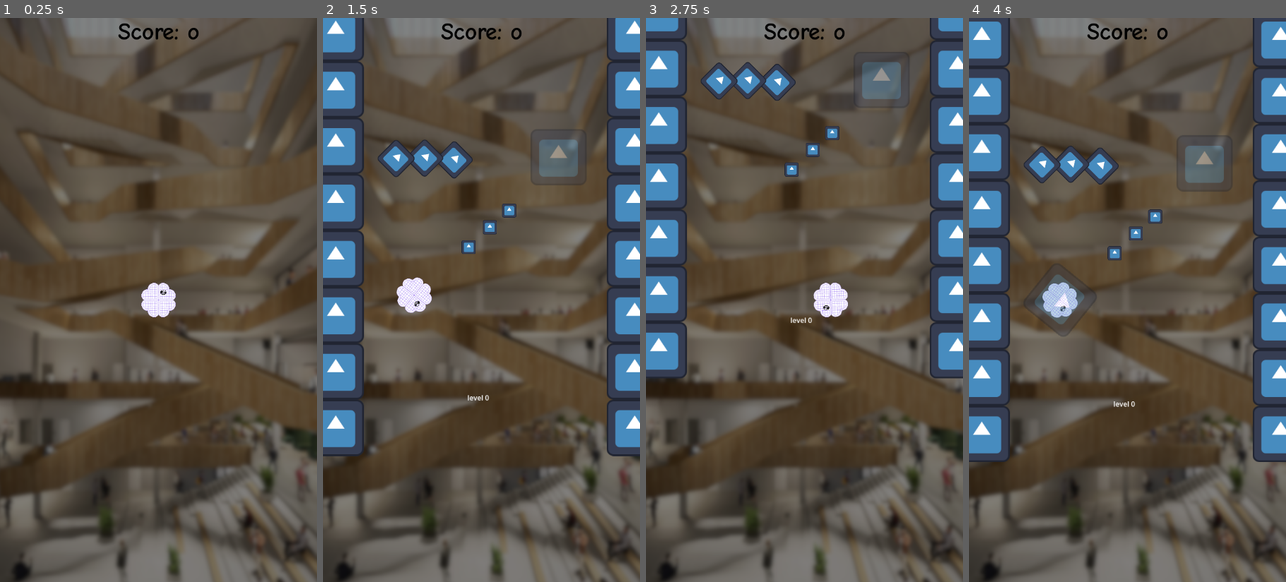
Above: before the commit, frames 1-4 (left to right).
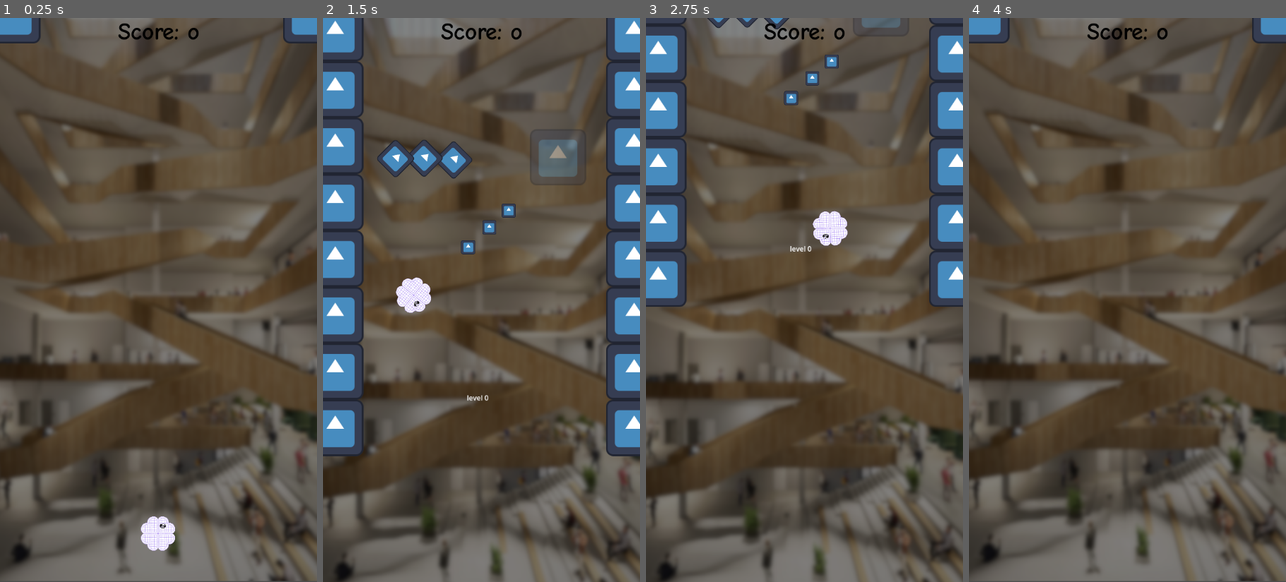
Above: after the commit, the same moments.

Repository: Slideshow776/GGJ2025
Game: Godot game, scene res://scenes/game.tscn
Two runs of this game, one before a commit and one after it. Both use one fixed random seed, a clock stepped at 60 frames per second and the inputs below. The engine's default icon, where the game draws it, is replaced by a stand-in: a white triangle on a blue panel in a dark square.
Inputs (mouse positions are in pixels of both pictures, inside the frame that each line leads up to):
- Up to frame 1 (0.25 s): no input
- Up to frame 2 (1.5 s): tap Enter at 0.5 s; move the mouse to (551, 271) at 0.52 s; click (551, 271) at 0.67 s; move the mouse to (418, 328) at 1.27 s; click (418, 328) at 1.42 s
- Up to frame 3 (2.75 s): move the mouse to (836, 175) at 2.02 s; click (836, 175) at 2.17 s
- Up to frame 4 (4 s): move the mouse to (1111, 412) at 2.77 s; click (1111, 412) at 2.92 s; move the mouse to (1222, 384) at 3.52 s; click (1222, 384) at 3.67 s

The runs differ from the first frame. In frame 1, 32% of the frame differs, in the area x 0-100%, y 0-100%; in frame 2, 1.4%; in frame 3, 14%; in frame 4, 46%.

Commit message:
added level restart dynamic

Diff:
--- a/scenes/game.tscn
+++ b/scenes/game.tscn
@@ -12,13 +12,13 @@
 
 [node name="Camera2D" type="Camera2D" parent="."]
 unique_name_in_owner = true
-position = Vector2(332.195, 1782.13)
+position = Vector2(332.195, 1862.13)
 position_smoothing_speed = 20.0
 
-[node name="Sprite2D" type="Sprite2D" parent="."]
+[node name="Background" type="Sprite2D" parent="."]
 unique_name_in_owner = true
 modulate = Color(0.513233, 0.513233, 0.513233, 1)
-position = Vector2(330, 1772)
+position = Vector2(330, 1756)
 scale = Vector2(1.10168, 1.10168)
 texture = ExtResource("2_lvsdj")
 
@@ -27,7 +27,7 @@
 
 [node name="Player" parent="." instance=ExtResource("1_bc5s3")]
 unique_name_in_owner = true
-position = Vector2(331, 2472)
+position = Vector2(331, 2392)
 
 [node name="CanvasLayer" type="CanvasLayer" parent="."]
 
--- a/scripts/game.gd
+++ b/scripts/game.gd
@@ -1,22 +1,28 @@
 extends Node2D
 
 @export var shoot_speed := 1000
-@export var game_over_wait_duration := 1.0
+@export var game_over_wait_duration := 1.5
 
 var level_scenes: Array[PackedScene] = []  # Array to store all the level scenes
 var loaded_levels: Array[Level2] = []
 var num_levels := 0
 var level_height := 1280
-var first_player_event := true
+var is_first_player_event := true
 var score := 0
 var player_original_position: Vector2
+var background_original_position: Vector2
+var camera_original_position: Vector2
 var is_game_over := false
 var first_bubble: Bubble
+var camera_counter := 0.0
+var camera_frequency := 0.2
+var is_camera_counting := false
+var first_bubble_move_duration = 1.0
 
 @onready var player: Player = %Player
 @onready var label: Label = %Label
 @onready var level_0: Level2 = %Level0  # Reference to the first level (Level0)
-@onready var sprite_2d: Sprite2D = %Sprite2D
+@onready var background: Sprite2D = %Background
 @onready var camera_2d: Camera2D = %Camera2D
 
 
@@ -26,9 +32,10 @@
 	level_scenes.append(level_0)
 	num_levels += 1
 	load_new_level()
-	camera_2d.position = player.position
 	camera_2d.zoom = Vector2.ONE * 0.9
 
+	background_original_position = background.position
+	camera_original_position = camera_2d.position
 	player_original_position = player.global_position
 	player.died.connect(_restart)
 
@@ -39,8 +46,13 @@
 		load_new_level()
 		remove_old_level()
 
-	sprite_2d.position.y = player.global_position.y
-	camera_2d.position.y = player.position.y
+	if is_camera_counting:
+		camera_counter += delta
+
+	if !is_game_over and camera_counter >= first_bubble_move_duration * 0.2:
+		is_camera_counting = false
+		background.position.y = player.global_position.y
+		camera_2d.position.y = player.position.y
 
 
 func _input(event: InputEvent) -> void:
@@ -121,8 +133,9 @@
 
 
 func _move_player() -> void:
-	if first_player_event:
-		first_player_event = false
+	if is_first_player_event:
+		is_first_player_event = false
+		is_camera_counting = true
 		enter_player_in_first_bubble()
 		return
 
@@ -141,7 +154,7 @@
 	var tween := create_tween()
 	tween.set_trans(Tween.TRANS_EXPO)
 	tween.set_ease(Tween.EASE_OUT)
-	tween.tween_property(player, "global_position", first_bubble.global_position, 1.0)
+	tween.tween_property(player, "global_position", first_bubble.global_position, first_bubble_move_duration)
 
 
 func shoot_player() -> void:
@@ -173,9 +186,26 @@
 	is_game_over = true
 	await get_tree().create_timer(game_over_wait_duration).timeout
 
-	is_game_over = false
+	is_first_player_event = true
+	purge_player_from_bubbles()
+	for level in loaded_levels:
+		level.restart()
+	level_0.restart()
+	first_bubble = level_0.first_bubble
+	background.position = background_original_position
+	is_camera_counting = false
+	camera_counter = 0.0
+	camera_2d.position = camera_original_position
 	player.position = player_original_position
 	player.restart()
-	first_player_event = true
-	level_0.restart()
-	first_bubble = level_0.first_bubble
+	is_game_over = false
+
+
+func purge_player_from_bubbles() -> void:
+	var bubbles_node = get_node_or_null("Entities/Bubbles")
+	if not bubbles_node:
+		return
+
+	for bubble in bubbles_node.get_children():
+		if bubble is Bubble and bubble._player == player:
+			bubble.exit_player()  # Ensure the player exits the bubble
